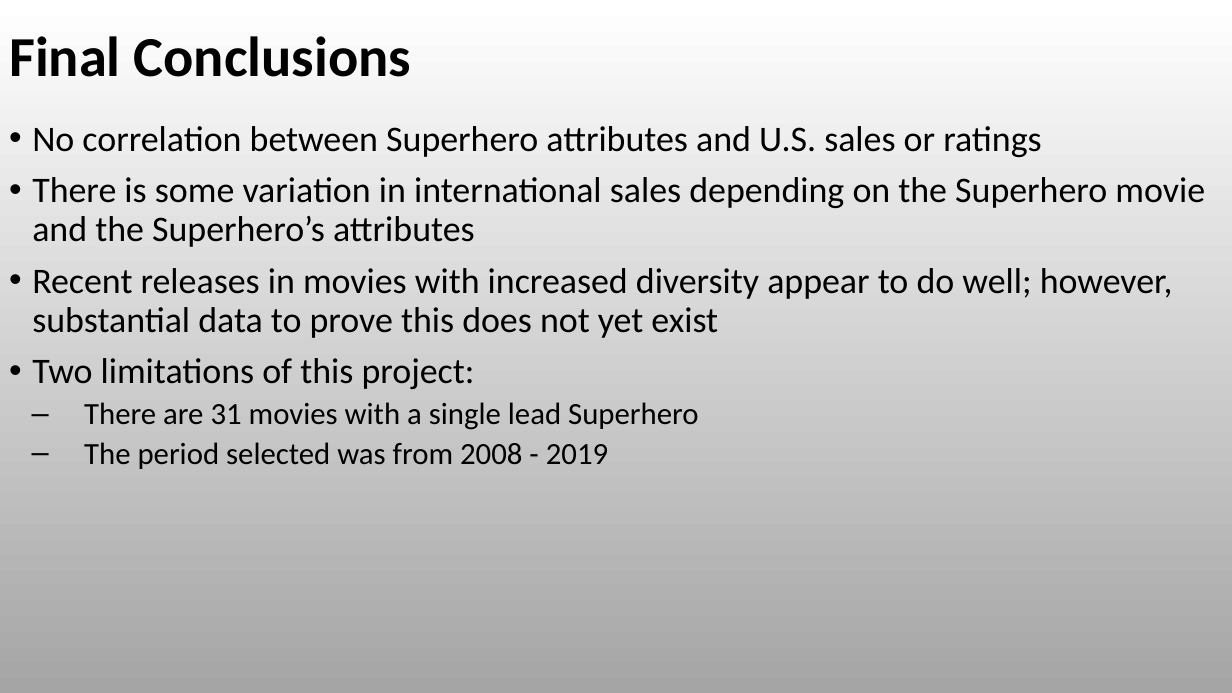
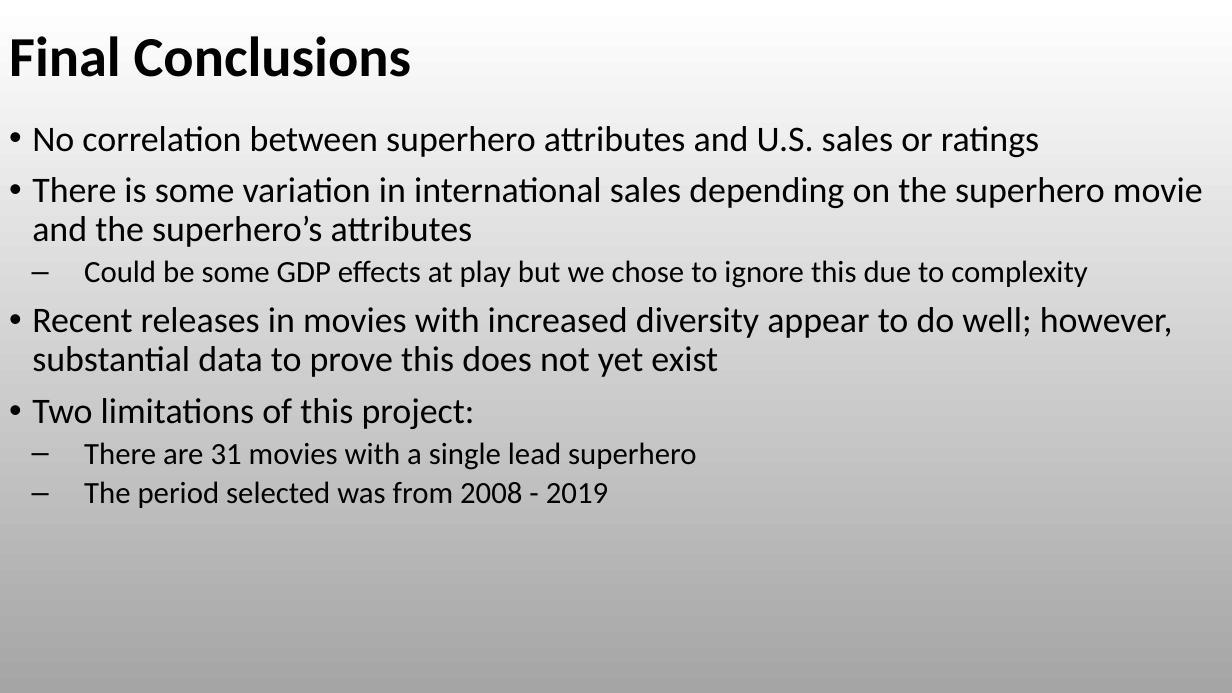
Before and after one commit to RyanSchraeder/Team-Aurora-Marvels, a slide deck: slide 26 of Project_1_Superheros.pptx. Drawn at 1232x693 pixels with LibreOffice and Linux fonts; fonts in the diff are those of the drawing. Boxes give left, top, right and bottom in pixels: in the first picture for what was removed or moved away, otherwise in the second. Text is boxed around its words. In the diff, an @@ line names an element or a change of style, - is before the commit and + after.

Commit message:
Minor updates

```diff
--- a/Project_1_Superheros.pptx
+++ b/Project_1_Superheros.pptx
@@ text at bbox=[32, 126, 1203, 288]: text changed @@
-• No correlation between Superhero attributes and U.S. sales or ratings
-• There is some variation in international sales depending on the Superhero movie and the Superhero’s attributes
+• No correlation between superhero attributes and U.S. sales or ratings
+• There is some variation in international sales depending on the superhero movie and the superhero’s attributes
+  ‒ Could be some GDP effects at play but we chose to ignore this due to complexity
@@ text at bbox=[84, 442, 696, 470]: text changed @@
-  ‒ There are 31 movies with a single lead Superhero
+  ‒ There are 31 movies with a single lead superhero
```
